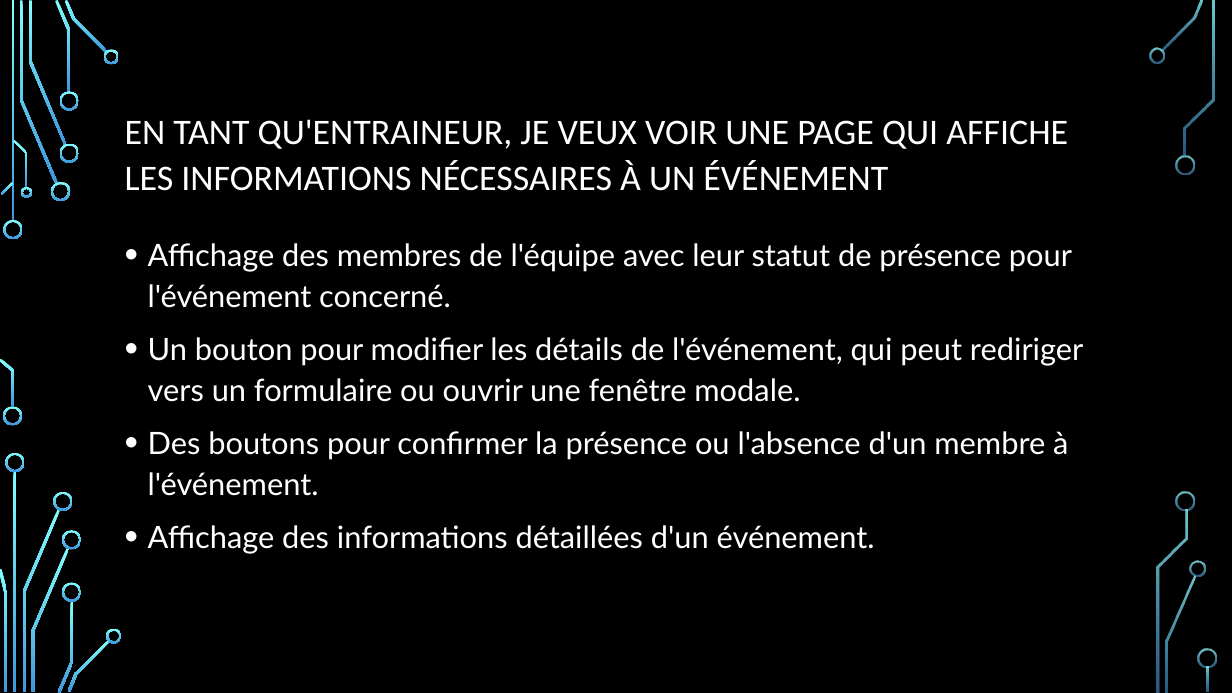
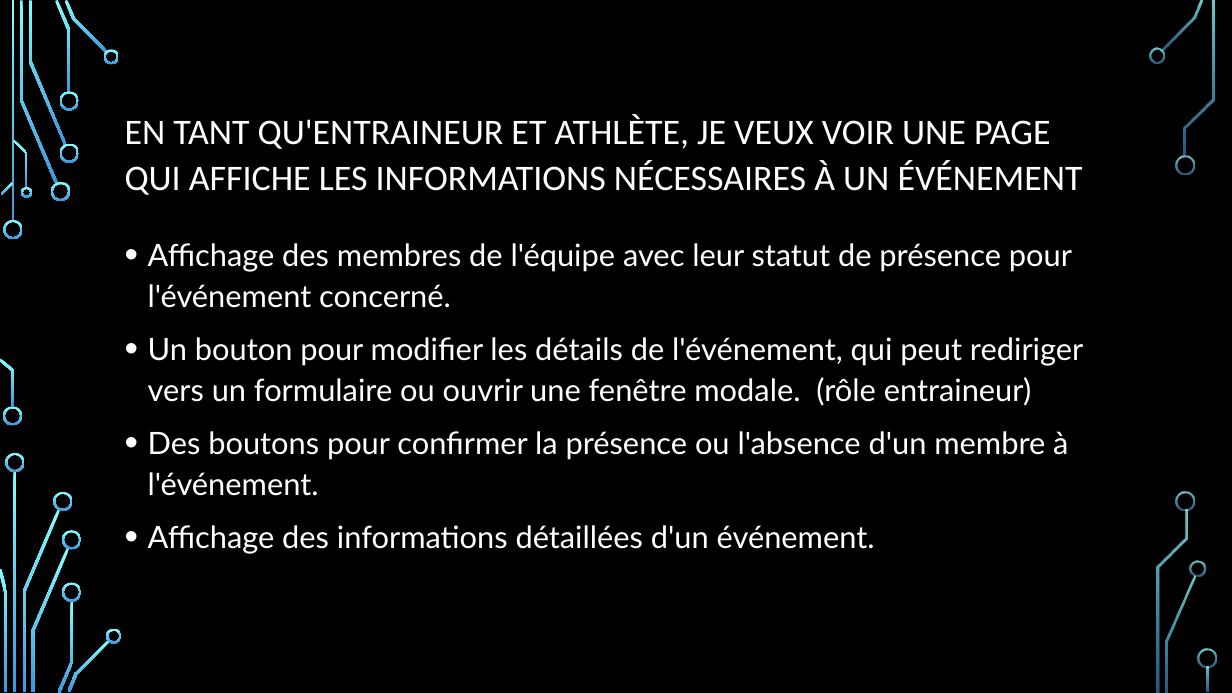
Before and after one commit to DFC-Informatique-Cegep-de-Sainte-Foy/GestionEquipesSportives, a slide deck: slide 5 of Documentation/Revue 3/Presentation_Revue_3.pptx (slide 4 before the commit). Drawn at 1232x693 pixels with LibreOffice and Linux fonts; fonts in the diff are those of the drawing; background and template pictures are left out. Boxes give left, top, right and bottom in pixels: in the first picture for what was removed or moved away, otherwise in the second. Text is boxed around its words. In the diff, an @@ line names an element or a change of style, - is before the commit and + after.

Commit message:
update ppt

```diff
--- a/Documentation/Revue 3/Presentation_Revue_3.pptx
+++ b/Documentation/Revue 3/Presentation_Revue_3.pptx
@@ title at (125, 115, 1083, 195): text changed @@
-EN TANT QU'ENTRAINEUR, JE VEUX VOIR UNE PAGE QUI AFFICHE LES INFORMATIONS NÉCESSAIRES À UN ÉVÉNEMENT
+EN TANT QU'ENTRAINEUR ET ATHLÈTE, JE VEUX VOIR UNE PAGE QUI AFFICHE LES INFORMATIONS NÉCESSAIRES À UN ÉVÉNEMENT
@@ text at (148, 337, 1083, 406): text changed @@
-• Un bouton pour modifier les détails de l'événement, qui peut rediriger vers un formulaire ou ouvrir une fenêtre modale.
+• Un bouton pour modifier les détails de l'événement, qui peut rediriger vers un formulaire ou ouvrir une fenêtre modale. (rôle entraineur)
```
Also in this commit, not shown: 1 other slide changed, 1 slide added, 1 other file.
